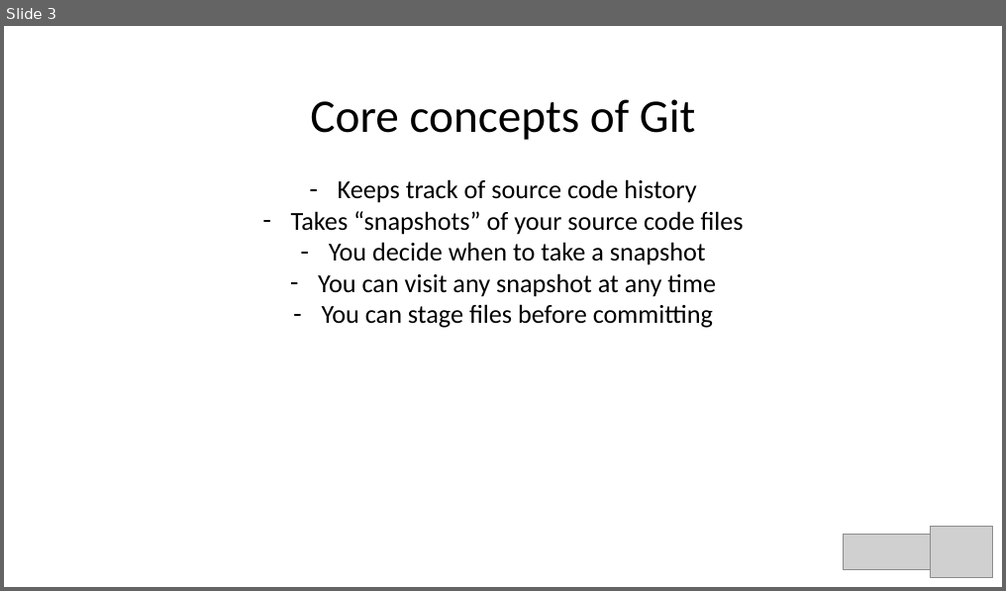
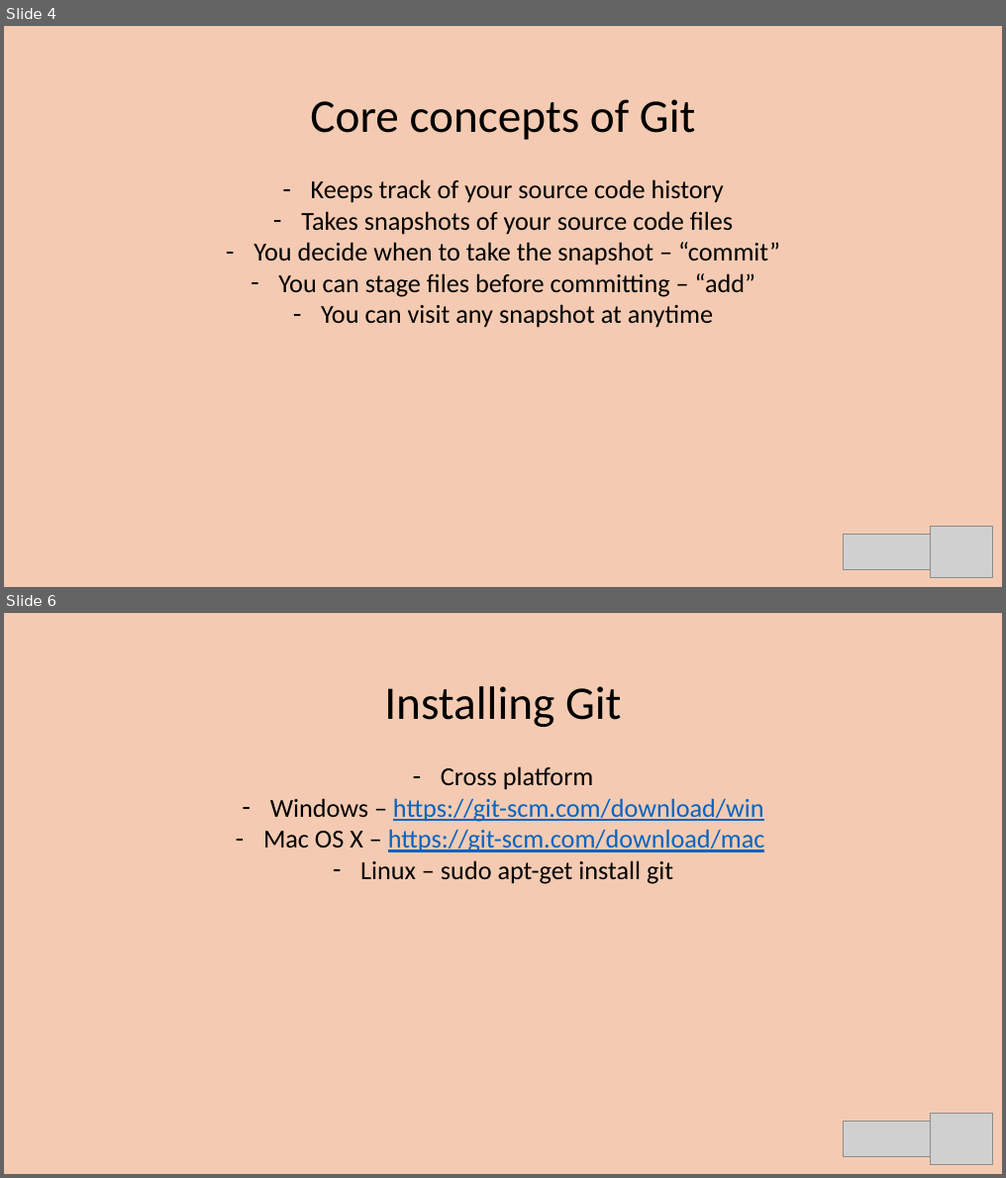
Before and after one commit to szetko/course-materials, a slide deck: Workshops/Git Intro.pptx. Shown one above the other, each under a label of ours: slide 3 before the commit, slides 4 and 6 after it; the slides between them are not shown. The pictures are 1006x591 and 1006x1178 pixels, drawn with LibreOffice and Linux fonts; fonts in the diff are those of the drawing; grey boxes stand for pictures. Boxes give left, top, right and bottom in pixels: in the first picture for what was removed or moved away, otherwise in the second. Text is boxed around its words. In the diff, an @@ line names an element or a change of style, - is before the commit and + after.

```diff
--- a/Workshops/Git Intro.pptx
+++ b/Workshops/Git Intro.pptx
@@ slide 6 added at (x1=4, y1=613, x2=1002, y2=1174), background #F4CBB2 @@
@@ text added at (x1=263, y1=686, x2=765, y2=884), 25 pt, text #000000 @@
+Installing Git
+              – Cross platform
+              – Windows – https://git-scm.com/download/win
+              – Mac OS X – https://git-scm.com/download/mac
+              – Linux – sudo apt-get install git
@@ picture added at (x1=930, y1=1113, x2=993, y2=1164) @@
@@ picture added at (x1=844, y1=1121, x2=930, y2=1158) @@
@@ what was slide 3 is now slide 4 @@
@@ slide 4 changed as well @@
@@ background #FFFFFF to #F4CBB2 @@
@@ text at (x1=253, y1=179, x2=780, y2=328): text changed @@
-              – Keeps track of source code history
-              – Takes “snapshots” of your source code files
-              – You decide when to take a snapshot
-              – You can visit any snapshot at any time
-              – You can stage files before committing
+              – Keeps track of your source code history
+              – Takes snapshots of your source code files
+              – You decide when to take the snapshot – “commit”
+              – You can stage files before committing – “add”
+              – You can visit any snapshot at anytime
```
Also in this commit, not shown: 3 other slides changed, 14 other slides added.
